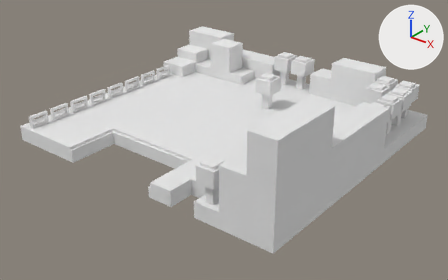
The OBJ model Assets/Voxel/Lobby/MAP.obj: old version first, new version second.
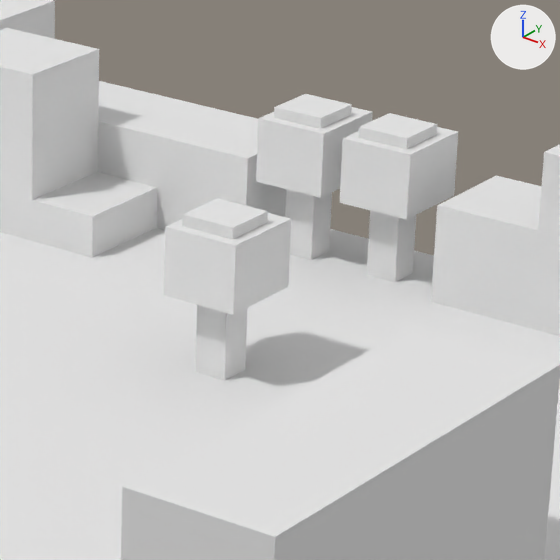
There are two pictures of each version: one whole from a 50 mm lens placed at (140.4, -173.1, 107.1), pointed at (3.8, -2.3, 1.2), one close up on the part from 50% to 75% of the width and 12% to 52% of the height. Arrows for +X, +Y and +Z are at upper right; the lights stay in place. Where no turn or scale is listed for an object, it has been applied to the vertices. Vertices at the same position are counted once.

The scene before the commit, as lines of its bpy script (objects in view):
```python
me_map = bpy.data.meshes.new('MAP')
me_map.from_pydata(...)  # 2093 vertices, 4250 faces; spans x -60.0..60.0, y -50.0..60.0, z 0.0..36.0
me_map.materials.append(mat_palette)  # white #e7e7e7
ob_map = bpy.data.objects.new('MAP', me_map)
ob_map.location = (0.0, 0.0, 0.0)
```
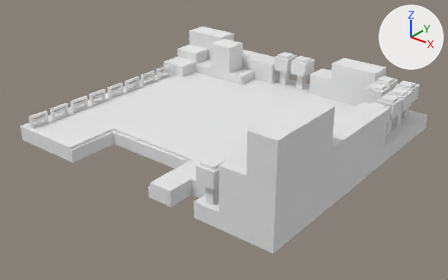
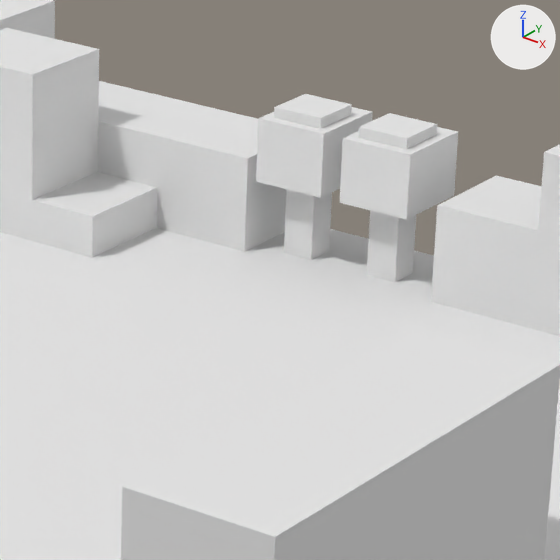
Changed parts and their boxes [x1, y1, x2, y2] in the close-ups (560 x 560 px):
part 1 of me_map, cut back: before [164, 198, 291, 387]; after [179, 355, 261, 387]

Edits to the bpy script that builds the scene:
```text
Change me_map:
    used by ob_map; location = (0.0, 0.0, 0.0)
    remove me_map.from_pydata(...)  # 2093 vertices, 4250 faces; spans x -60.0..60.0, y -50.0..60.0, z 0.0..36.0
    add me_map.from_pydata(...)  # 2057 vertices, 4178 faces; spans x -60.0..60.0, y -50.0..60.0, z 0.0..36.0
    me_map part 1
    36 vertices are removed from x 1.0..8.0, y 22.0..30.0, z 6.0..20.0
    74 faces are deleted
    2 new faces join them
```
